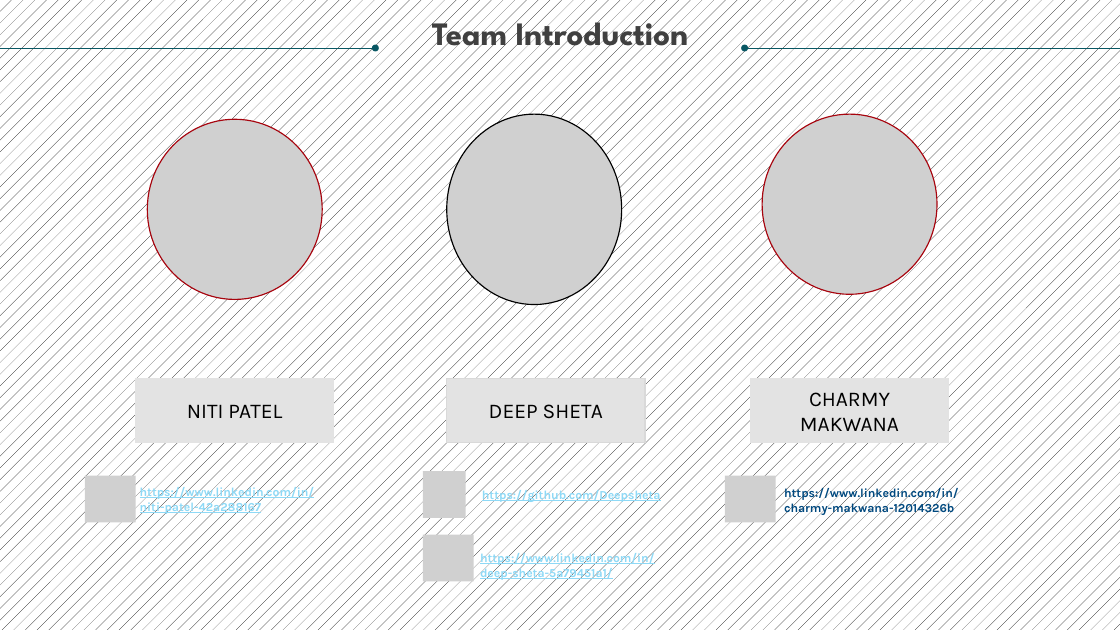
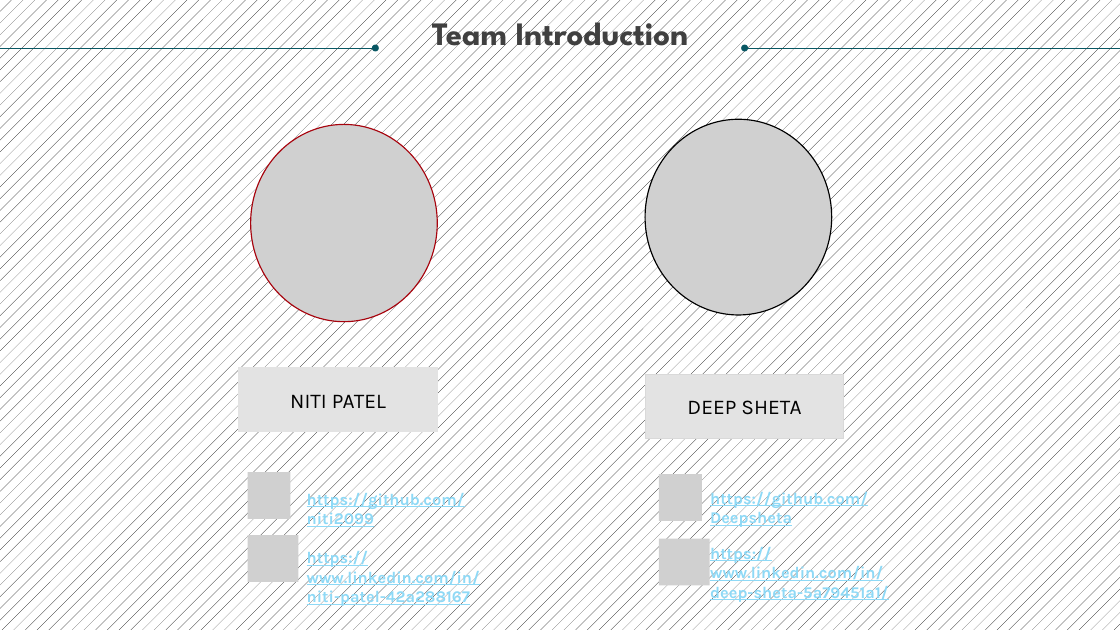
Before and after one commit to Deepsheta/Covid--19-descriptive-Analysis-for-resolving-a-potential-crisis, a slide deck: slide 2 of Covid 19 Resolving a Potential Crisis.pptx. Drawn at 1120x630 pixels with LibreOffice and Linux fonts; fonts in the diff are those of the drawing; grey boxes stand for pictures. Boxes give left, top, right and bottom in pixels: in the first picture for what was removed or moved away, otherwise in the second. Text is boxed around its words. In the diff, an @@ line names an element or a change of style, - is before the commit and + after.

```diff
--- a/Covid 19 Resolving a Potential Crisis.pptx
+++ b/Covid 19 Resolving a Potential Crisis.pptx
@@ picture: place and size @@
-picture at box(447, 114, 622, 305)
+picture at box(645, 119, 832, 315)
@@ picture removed at box(762, 114, 937, 294) @@
@@ picture: place and size @@
-picture at box(147, 119, 322, 299)
+picture at box(250, 124, 437, 322)
@@ rectangle "NITI PATEL": place and size @@
-rectangle "NITI PATEL" at box(135, 379, 334, 443)
+rectangle "NITI PATEL" at box(239, 368, 437, 432)
@@ rectangle "DEEP SHETA": place and size @@
-rectangle "DEEP SHETA" at box(447, 379, 645, 443)
+rectangle "DEEP SHETA" at box(645, 375, 844, 439)
@@ rectangle removed at box(750, 379, 949, 443) @@
-CHARMY MAKWANA
@@ picture added at box(248, 472, 291, 519) @@
@@ picture: place and size @@
-picture at box(423, 471, 465, 518)
+picture at box(659, 475, 702, 522)
@@ picture removed at box(725, 476, 776, 523) @@
@@ text added at box(307, 490, 465, 529), 14 pt, text #8ED9F6, bold, underline @@
+https://github.com/niti2099
@@ text "https://github.com/Deepsheta": place and size @@
-text "https://github.com/Deepsheta" at box(482, 488, 661, 503)
+text "https://github.com/Deepsheta" at box(710, 489, 868, 528)
@@ text removed at box(784, 486, 959, 516) @@
-https://www.linkedin.com/in/charmy-makwana-12014326b
@@ picture: place and size @@
-picture at box(85, 476, 135, 523)
+picture at box(248, 535, 298, 582)
@@ picture: place and size @@
-picture at box(423, 534, 473, 581)
+picture at box(659, 539, 709, 586)
@@ text "https://www.linkedin.com/in/deep-sheta-5a79451a1/": place and size @@
-text "https://www.linkedin.com/in/deep-sheta-5a79451a1/" at box(480, 551, 655, 581)
+text "https://www.linkedin.com/in/deep-sheta-5a79451a1/" at box(710, 544, 888, 603)
@@ size 10.5 to 14 pt in 3 elements at box(710, 544, 888, 603), box(710, 489, 868, 528), box(307, 549, 480, 607) @@
@@ text "https://www.linkedin.com/in/niti-patel-42a288167": place and size @@
-text "https://www.linkedin.com/in/niti-patel-42a288167" at box(140, 485, 315, 515)
+text "https://www.linkedin.com/in/niti-patel-42a288167" at box(307, 549, 480, 607)
```
Also in this commit, not shown: 8 other slides changed, 8 slides added, 2 other files.
